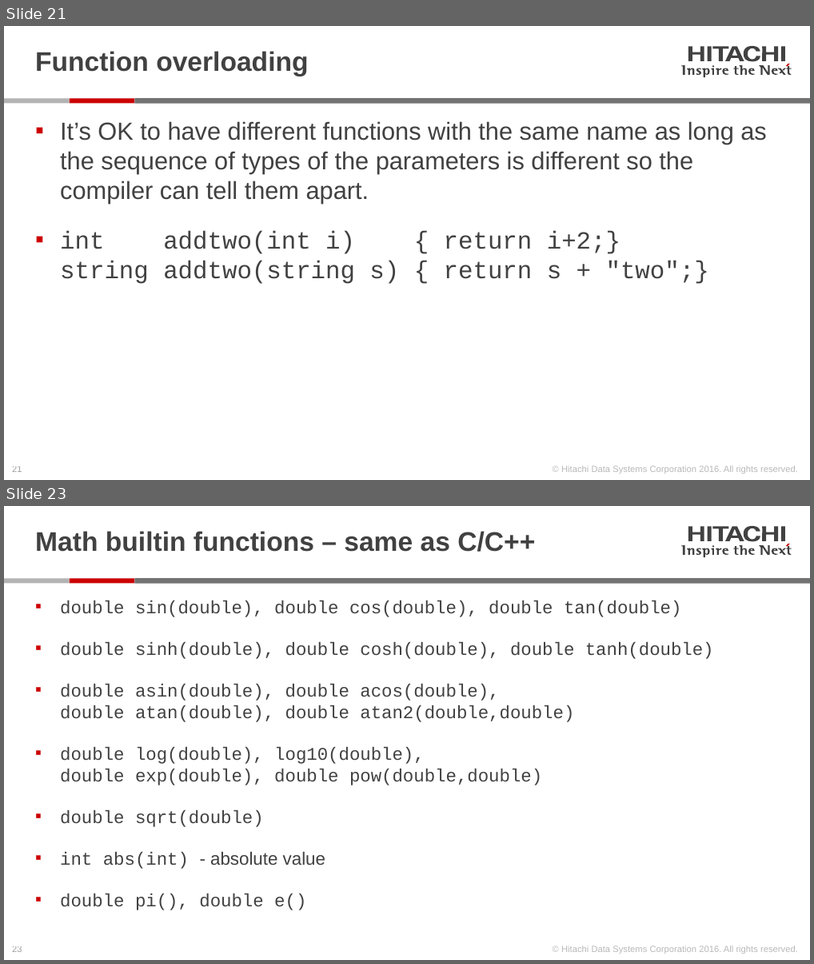
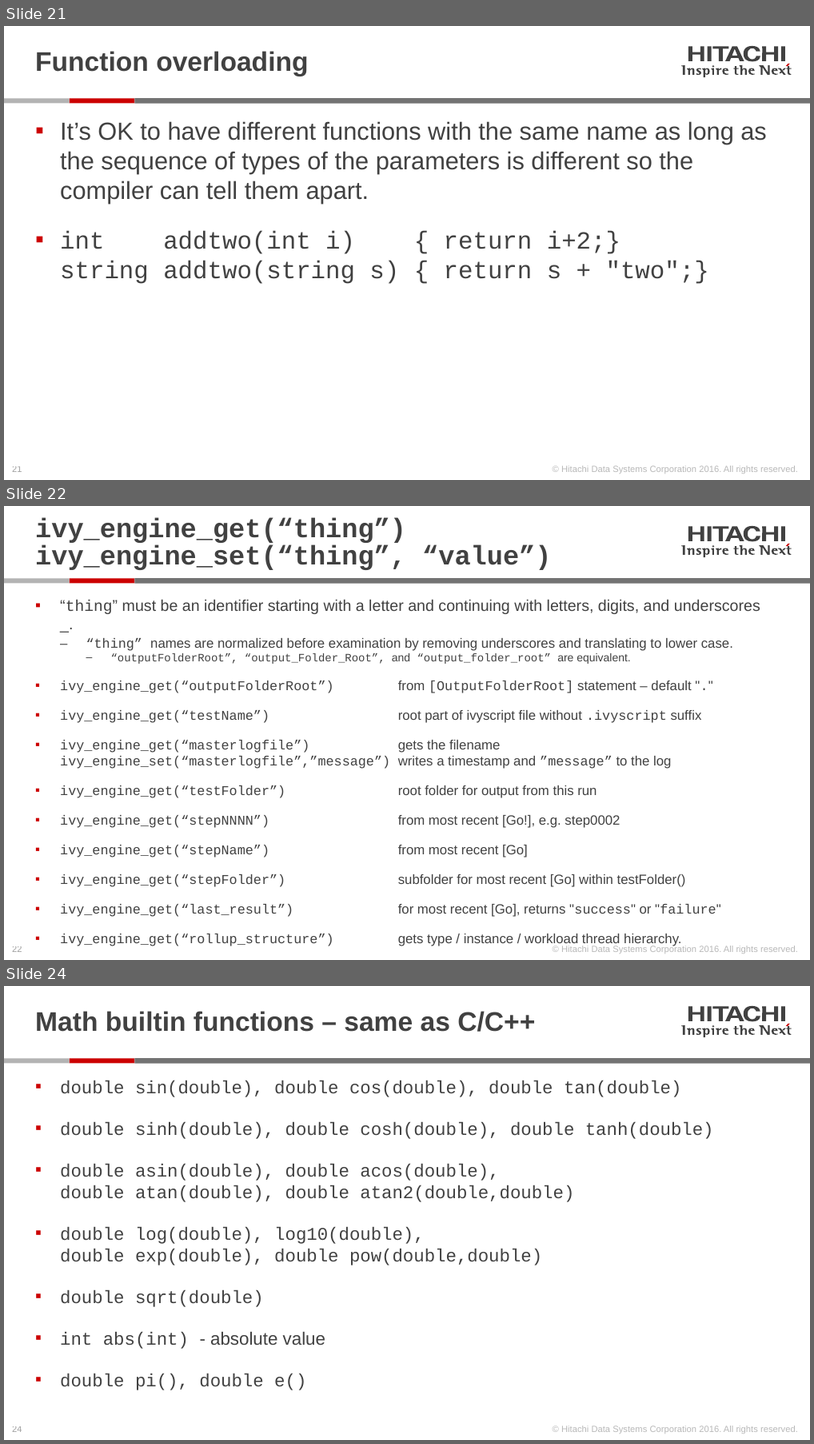
Before and after one commit to Hitachi-Data-Systems/ivy, a slide deck: doc/ivyscript reference.pptx. Shown one above the other, each under a label of ours: slides 21 and 23 before the commit, slides 21, 22 and 24 after it; the slides between them are not shown. The pictures are 814x964 and 814x1444 pixels, drawn with LibreOffice and Linux fonts; fonts in the diff are those of the drawing. Boxes give left, top, right and bottom in pixels: in the first picture for what was removed or moved away, otherwise in the second. Text is boxed around its words. In the diff, an @@ line names an element or a change of style, - is before the commit and + after.

Commit message:
1.05.14 part 2 including doc of ivy engine API get/set

```diff
--- a/doc/ivyscript reference.pptx
+++ b/doc/ivyscript reference.pptx
@@ slide 22 added at bbox=[4, 506, 810, 960], background #FFFFFF; not listed: 28 template elements that a slide beside it also shows @@
@@ title added at bbox=[35, 517, 551, 570], 24 pt, text #414141, bold @@
+ivy_engine_get(“thing”) ivy_engine_set(“thing”, “value”)
@@ text added at bbox=[60, 599, 761, 946], 12 pt, text #414141 @@
+▪ “thing” must be an identifier starting with a letter and continuing with letters, digits, and underscores _.
+  ‒ “thing” names are normalized before examination by removing underscores and translating to lower case.
+    ‒ “outputFolderRoot”, “output_Folder_Root”, and “output_folder_root” are equivalent.
+▪ ivy_engine_get(“outputFolderRoot”) from [OutputFolderRoot] statement – default "."
+▪ ivy_engine_get(“testName”) root part of ivyscript file without .ivyscript suffix
+▪ ivy_engine_get(“masterlogfile”) gets the filename
+  ivy_engine_set(“masterlogfile”,”message”) writes a timestamp and ”message” to the log
+▪ ivy_engine_get(“testFolder”) root folder for output from this run
+▪ ivy_engine_get(“stepNNNN”) from most recent [Go!], e.g. step0002
+▪ ivy_engine_get(“stepName”) from most recent [Go]
+▪ ivy_engine_get(“stepFolder”) subfolder for most recent [Go] within testFolder()
+▪ ivy_engine_get(“last_result”) for most recent [Go], returns "success" or "failure"
+▪ ivy_engine_get(“rollup_structure”) gets type / instance / workload thread hierarchy.
@@ what was slide 23 is now slide 24 @@
@@ page number at bbox=[12, 1426, 22, 1432]: text changed @@
-23
+24
```
Also in this commit, not shown: 4 slides changed, 6 other files.
